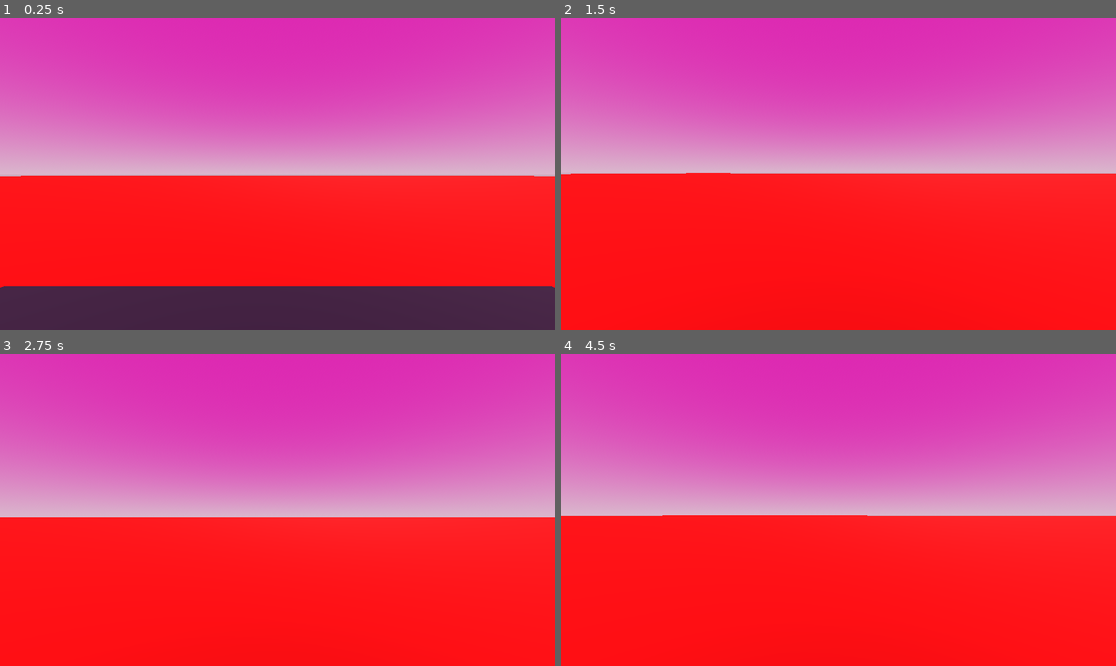
Above: before the commit, frames 1-4 (two rows, left to right).
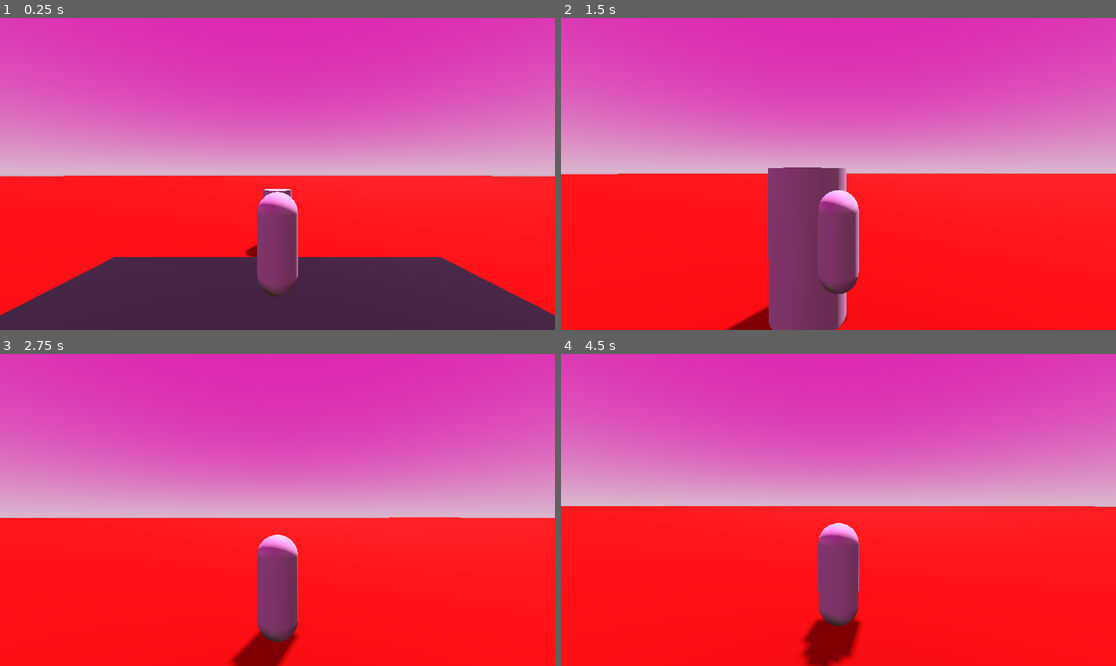
Above: after the commit, the same moments.

Repository: O-white1/GameDesign-II
Game: Godot game, scene res://scene_3d.tscn
Same seed, same stepped clock (60 frames per second), same inputs: the game is played once before the commit and once after it. The project has no main scene, so this scene is started directly.
Inputs (mouse positions are in pixels of both pictures, inside the frame that each line leads up to):
- Up to frame 1 (0.25 s): no input
- Up to frame 2 (1.5 s): tap Enter (ui_accept) at 0.5, 0.77 s; move the mouse to (866, 174) at 0.52 s; hold Up (ui_up) from 0.53 s (still down); move the mouse to (810, 174) at 1.27 s
- Up to frame 3 (2.75 s): keep holding Up (ui_up); tap Enter (ui_accept) at 1.52 s; move the mouse to (288, 503) at 2.02 s
- Up to frame 4 (4.5 s): keep holding Up (ui_up); move the mouse to (832, 516) at 2.77 s; tap Enter (ui_accept) at 3.02, 3.5, 3.77 s; move the mouse to (877, 513) at 3.52 s; tap Escape (ui_cancel) at 4.15 s; move the mouse to (794, 506) at 4.27 s

The runs differ from the first frame. In frame 1, 9.1% of the frame differs, in the area x 0-100%, y 50-96%; in frame 2, 8.3%; in frame 3, 3.4%; in frame 4, 6.5%.

Commit message:
2/8/24 UpdateRandom

Diff:
--- a/Player3D.gd
+++ b/Player3D.gd
@@ -1,8 +1,8 @@
 extends CharacterBody3D
 
 
-const SPEED = 5.0
-const JUMP_VELOCITY = 4.5
+const SPEED = 5
+const JUMP_VELOCITY = 5
 
 # Get the gravity from the project settings to be synced with RigidBody nodes.
 var gravity = ProjectSettings.get_setting("physics/3d/default_gravity")
@@ -29,11 +29,21 @@
 		velocity.x = move_toward(velocity.x, 0, SPEED)
 		velocity.z = move_toward(velocity.z, 0, SPEED)
 
+
+
+	if Input.is_action_just_pressed("ui_cancel"):
+		if Input.get_mouse_mode() == Input.MOUSE_MODE_CAPTURED:
+			Input.set_mouse_mode(Input.MOUSE_MODE_VISIBLE)
+		else:
+			Input.set_mouse_mode(Input.MOUSE_MODE_CAPTURED)
 	move_and_slide()
+
+func _ready():
 	Input.set_mouse_mode(Input.MOUSE_MODE_CAPTURED)
 
+
 func _unhandled_input(event):
-	if event is InputEventMouseMotion:
+	if event is InputEventMouseMotion and Input.get_mouse_mode() == Input.MOUSE_MODE_CAPTURED:
 		self.rotate_y(-event.relative.x * (CAM_SENSITIVITY / 10.0))
 		camera.rotate_x(-event.relative.y * (CAM_SENSITIVITY / 10.0))
 		camera.rotation.x = clamp(camera.rotation.x, deg_to_rad(-40), deg_to_rad(60))
--- a/project.godot
+++ b/project.godot
@@ -14,6 +14,41 @@
 config/features=PackedStringArray("4.1", "GL Compatibility")
 config/icon="res://icon.svg"
 
+[input]
+
+ui_left={
+"deadzone": 0.5,
+"events": [Object(InputEventKey,"resource_local_to_scene":false,"resource_name":"","device":0,"window_id":0,"alt_pressed":false,"shift_pressed":false,"ctrl_pressed":false,"meta_pressed":false,"pressed":false,"keycode":4194319,"physical_keycode":0,"key_label":0,"unicode":0,"echo":false,"script":null)
+, Object(InputEventJoypadButton,"resource_local_to_scene":false,"resource_name":"","device":0,"button_index":13,"pressure":0.0,"pressed":false,"script":null)
+, Object(InputEventJoypadMotion,"resource_local_to_scene":false,"resource_name":"","device":0,"axis":0,"axis_value":-1.0,"script":null)
+, Object(InputEventKey,"resource_local_to_scene":false,"resource_name":"","device":-1,"window_id":0,"alt_pressed":false,"shift_pressed":false,"ctrl_pressed":false,"meta_pressed":false,"pressed":false,"keycode":0,"physical_keycode":65,"key_label":0,"unicode":97,"echo":false,"script":null)
+]
+}
+ui_right={
+"deadzone": 0.5,
+"events": [Object(InputEventKey,"resource_local_to_scene":false,"resource_name":"","device":0,"window_id":0,"alt_pressed":false,"shift_pressed":false,"ctrl_pressed":false,"meta_pressed":false,"pressed":false,"keycode":4194321,"physical_keycode":0,"key_label":0,"unicode":0,"echo":false,"script":null)
+, Object(InputEventJoypadButton,"resource_local_to_scene":false,"resource_name":"","device":0,"button_index":14,"pressure":0.0,"pressed":false,"script":null)
+, Object(InputEventJoypadMotion,"resource_local_to_scene":false,"resource_name":"","device":0,"axis":0,"axis_value":1.0,"script":null)
+, Object(InputEventKey,"resource_local_to_scene":false,"resource_name":"","device":-1,"window_id":0,"alt_pressed":false,"shift_pressed":false,"ctrl_pressed":false,"meta_pressed":false,"pressed":false,"keycode":0,"physical_keycode":68,"key_label":0,"unicode":100,"echo":false,"script":null)
+]
+}
+ui_up={
+"deadzone": 0.5,
+"events": [Object(InputEventKey,"resource_local_to_scene":false,"resource_name":"","device":0,"window_id":0,"alt_pressed":false,"shift_pressed":false,"ctrl_pressed":false,"meta_pressed":false,"pressed":false,"keycode":4194320,"physical_keycode":0,"key_label":0,"unicode":0,"echo":false,"script":null)
+, Object(InputEventJoypadButton,"resource_local_to_scene":false,"resource_name":"","device":0,"button_index":11,"pressure":0.0,"pressed":false,"script":null)
+, Object(InputEventJoypadMotion,"resource_local_to_scene":false,"resource_name":"","device":0,"axis":1,"axis_value":-1.0,"script":null)
+, Object(InputEventKey,"resource_local_to_scene":false,"resource_name":"","device":-1,"window_id":0,"alt_pressed":false,"shift_pressed":false,"ctrl_pressed":false,"meta_pressed":false,"pressed":false,"keycode":0,"physical_keycode":87,"key_label":0,"unicode":119,"echo":false,"script":null)
+]
+}
+ui_down={
+"deadzone": 0.5,
+"events": [Object(InputEventKey,"resource_local_to_scene":false,"resource_name":"","device":0,"window_id":0,"alt_pressed":false,"shift_pressed":false,"ctrl_pressed":false,"meta_pressed":false,"pressed":false,"keycode":4194322,"physical_keycode":0,"key_label":0,"unicode":0,"echo":false,"script":null)
+, Object(InputEventJoypadButton,"resource_local_to_scene":false,"resource_name":"","device":0,"button_index":12,"pressure":0.0,"pressed":false,"script":null)
+, Object(InputEventJoypadMotion,"resource_local_to_scene":false,"resource_name":"","device":0,"axis":1,"axis_value":1.0,"script":null)
+, Object(InputEventKey,"resource_local_to_scene":false,"resource_name":"","device":-1,"window_id":0,"alt_pressed":false,"shift_pressed":false,"ctrl_pressed":false,"meta_pressed":false,"pressed":false,"keycode":0,"physical_keycode":83,"key_label":0,"unicode":115,"echo":false,"script":null)
+]
+}
+
 [rendering]
 
 renderer/rendering_method="gl_compatibility"
--- a/scene_3d.tscn
+++ b/scene_3d.tscn
@@ -34,6 +34,13 @@
 radius = 0.208575
 height = 1.01726
 
+[sub_resource type="CylinderMesh" id="CylinderMesh_vfty5"]
+
+[sub_resource type="BoxMesh" id="BoxMesh_73naj"]
+
+[sub_resource type="StandardMaterial3D" id="StandardMaterial3D_7gnbu"]
+albedo_color = Color(0, 0, 0, 1)
+
 [node name="Scene3D" type="Node3D"]
 
 [node name="WorldEnvironment" type="WorldEnvironment" parent="."]
@@ -57,6 +64,7 @@
 
 [node name="CSGBox3D" type="CSGBox3D" parent="."]
 transform = Transform3D(1, 0, 0, 0, 1, 0, 0, 0, 1, 0.00309277, -0.140145, 0.00999486)
+use_collision = true
 size = Vector3(7.98399, 1, 5.96681)
 material = SubResource("StandardMaterial3D_1st4j")
 
@@ -73,4 +81,20 @@
 shape = SubResource("CapsuleShape3D_aj55v")
 
 [node name="Camera3D" type="Camera3D" parent="Player3D"]
-transform = Transform3D(1, 0, 0, 0, 1, 0, 0, 0, 1, 0, 1.52295, 0)
+transform = Transform3D(1, 0, 0, 0, 1, 0, 0, 0, 1, 0, 1.92085, 2.00795)
+
+[node name="CSGMesh3D3" type="CSGMesh3D" parent="."]
+transform = Transform3D(1, 0, 0, 0, 1, 0, 0, 0, 1, 0, 0.832319, -5.24567)
+use_collision = true
+mesh = SubResource("CylinderMesh_vfty5")
+
+[node name="CSGMesh3D3" type="CSGMesh3D" parent="CSGMesh3D3"]
+transform = Transform3D(1, 0, 0, 0, 1, 0, 0, 0, 1, 12.7838, 3.25782, 0.553061)
+use_collision = true
+mesh = SubResource("CylinderMesh_vfty5")
+
+[node name="CSGMesh3D3" type="CSGMesh3D" parent="CSGMesh3D3/CSGMesh3D3"]
+transform = Transform3D(1, 0, 0, 0, 1, 0, 0, 0, 1, 12.7838, 3.25782, 0.584009)
+use_collision = true
+mesh = SubResource("BoxMesh_73naj")
+material = SubResource("StandardMaterial3D_7gnbu")
Not shown: 1 places in scene_3d.tscn that only renumber resources
